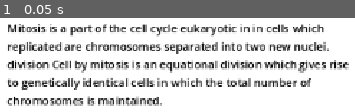
Above: before the commit, frame 1.
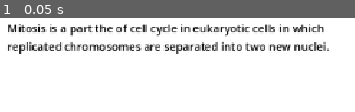
Above: after the commit, the same moment.

Repository: Vick-St3r/haven-keyboard
Game: Godot game, scene res://scenes/main_game.tscn
Two runs of this game, one before a commit and one after it. Both use one fixed random seed, a clock stepped at 60 frames per second and the inputs below.
Inputs:
- Up to frame 1 (0.05 s): no input

The runs differ from the first frame. In frame 1, 18% of the frame differs, in the area x 1-99%, y 6-94%.

Commit message:
Add logic to compare user text to target text

Diff:
--- a/scenes/main_game.tscn
+++ b/scenes/main_game.tscn
@@ -20,12 +20,13 @@
 position = Vector2(574, 320)
 
 [node name="TextEdit" type="TextEdit" parent="." unique_id=179861261]
-offset_left = 334.0
-offset_top = 168.0
-offset_right = 1315.0
-offset_bottom = 524.0
+offset_left = 100.0
+offset_top = 43.0
+offset_right = 660.0
+offset_bottom = 399.0
 theme_override_colors/font_color = Color(0, 0, 0, 1)
 theme_override_styles/normal = SubResource("StyleBoxEmpty_72e8q")
+wrap_mode = 1
 
 [node name="texttype" type="Label" parent="." unique_id=45095107]
 offset_left = 341.0
--- a/scripts/main_game.gd
+++ b/scripts/main_game.gd
@@ -10,19 +10,27 @@
 	textFilesPath + "organism.txt",
 	textFilesPath + "photosynthesis.txt",
 ]
+var originalSentences;
+var scrambledSentences;
+var curSentence = 0;
+var badSentenceDone = false;
 
 # Called when the node enters the scene tree for the first time.
 func _ready() -> void:
 	# load contents of a random txt file
 	randomize()
 	targetText = FileAccess.get_file_as_string(textFiles.pick_random())
-	targetText = scrambleText(targetText)
+	originalSentences = targetText.split(".")
+	scrambledSentences = originalSentences.duplicate()
+	for i in scrambledSentences.size():
+		scrambledSentences[i] = scrambleText(scrambledSentences[i])
+	targetText = scrambledSentences[curSentence] + "."
 	targetTextDisplay.text = targetText
 
 func scrambleText(text):
 	var words = text.split(" ")
 	for i in words.size() - 1:
-		if randi_range(0, 4) == 4:
+		if randi_range(0, 9) == 0:
 			words = swapAtIndex(words, i)
 	print(words)
 	return " ".join(words)
@@ -38,7 +46,13 @@
 func _process(delta: float) -> void:
 	pass
 
-
 func _on_text_edit_text_changed() -> void:
-	if textedit.text == "hi":
-		print("poop")
+	if textedit.text == targetText:
+		if !badSentenceDone:
+			targetText = originalSentences[curSentence] + "."
+			badSentenceDone = true
+		else:
+			curSentence += 1;
+			targetText = scrambledSentences[curSentence] + "."
+			textedit.clear()
+		targetTextDisplay.text = targetText
Not shown, changed: texts/photosynthesis.txt
